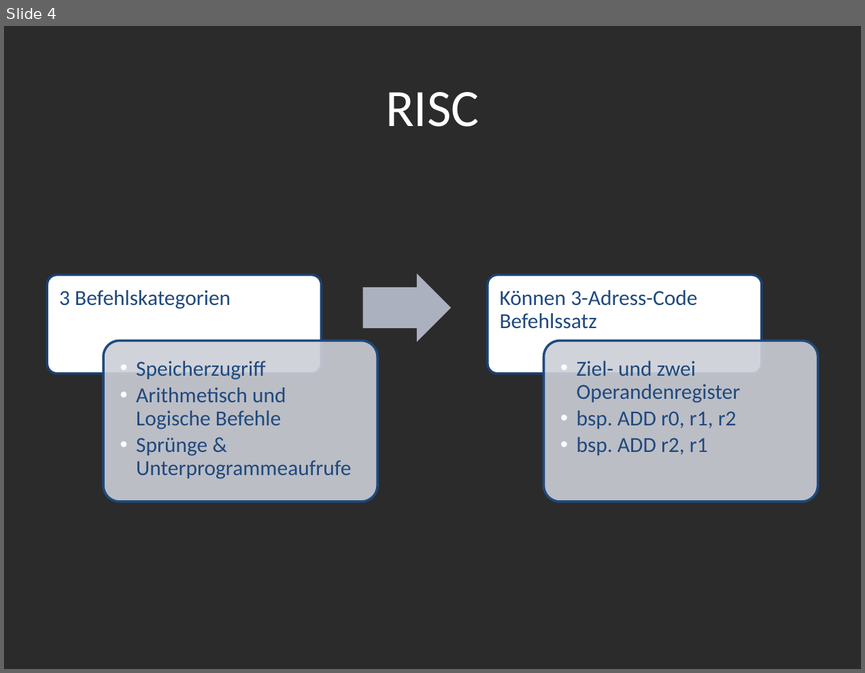
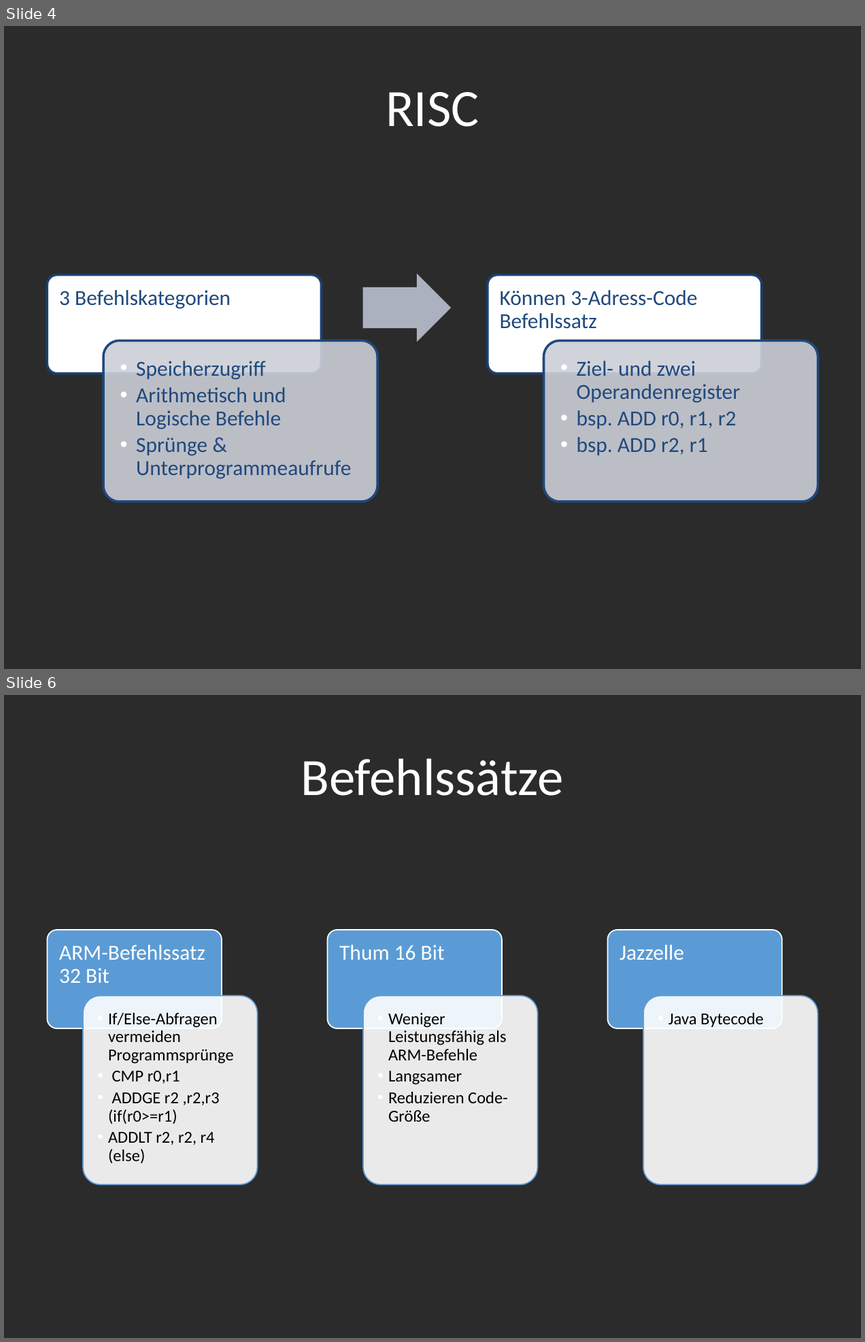
Before and after one commit to sewpalu/Compendia, a slide deck: doc/ARM-Prozessoren.odp. Shown one above the other, each under a label of ours: slide 4 before the commit, slides 4 and 6 after it; the slides between them are not shown. The pictures are 865x673 and 865x1342 pixels, drawn with LibreOffice and Linux fonts; fonts in the diff are those of the drawing; background and template pictures are left out; a plain dark background stands for a picture behind light text. Boxes give left, top, right and bottom in pixels: in the first picture for what was removed or moved away, otherwise in the second. Text is boxed around its words. In the diff, an @@ line names an element or a change of style, - is before the commit and + after.

```diff
--- a/doc/ARM-Prozessoren.odp
+++ b/doc/ARM-Prozessoren.odp
@@ slide 6 added at [4, 695, 861, 1338], background picture (left out) @@
@@ title added at [300, 758, 563, 796], 44 pt, text #FFFFFF @@
+Befehlssätze
@@ group added at [47, 930, 818, 1184]: 6 freeform shapes @@
+ARM-Befehlssatz 32 Bit
+  • If/Else-Abfragen vermeiden Programmsprünge
+  • CMP r0,r1
+  • ADDGE r2 ,r2,r3 (if(r0>=r1)
+  • ADDLT r2, r2, r4 (else)
+Thum 16 Bit
+  • Weniger Leistungsfähig als ARM-Befehle
+  • Langsamer
+  • Reduzieren Code-Größe
+Jazzelle
+  • Java Bytecode
```
Also in this commit, not shown: 3 other slides added, 1 slide removed.
